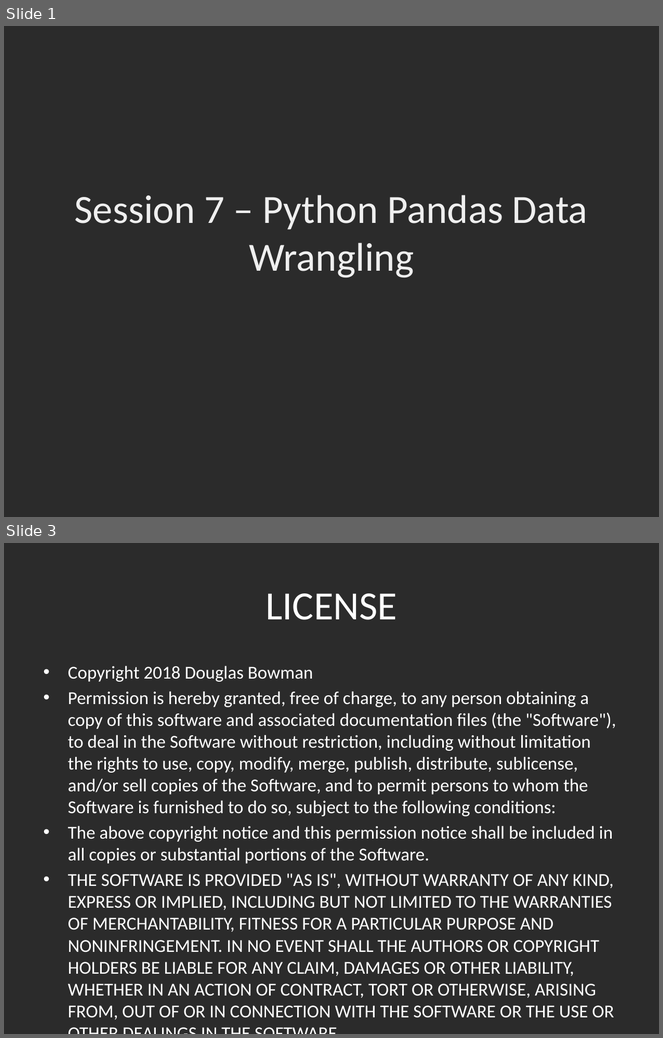
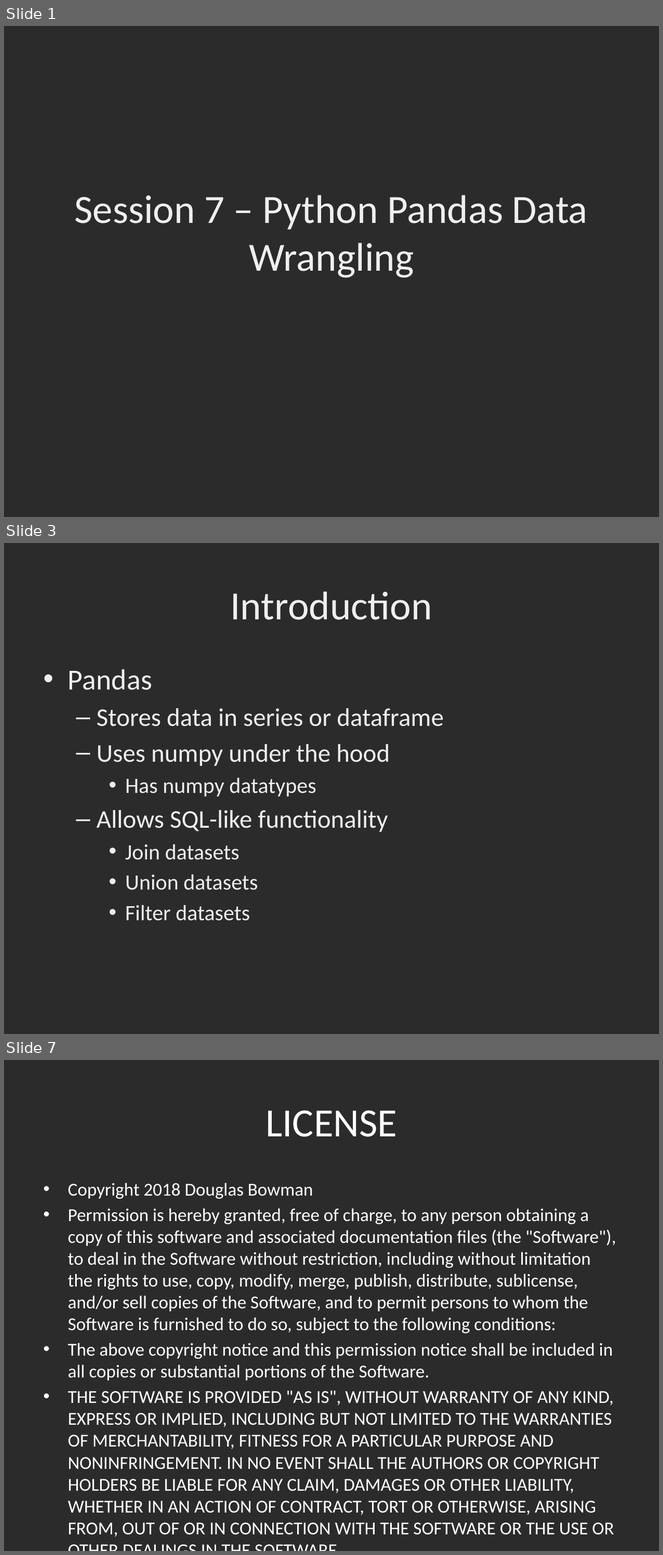
Before and after one commit to dbowmans46/PracticalProgramming, a slide deck: Session 7 - Python/Instructional Material/Session 7 – Python Pandas Data Wrangling.pptx. Shown one above the other, each under a label of ours: slides 1 and 3 before the commit, slides 1, 3 and 7 after it; the slides between them are not shown. The pictures are 663x1038 and 663x1555 pixels, drawn with LibreOffice and Linux fonts; fonts in the diff are those of the drawing; background and template pictures are left out; a plain dark background stands for a picture behind light text. Boxes give left, top, right and bottom in pixels: in the first picture for what was removed or moved away, otherwise in the second. Text is boxed around its words. In the diff, an @@ line names an element or a change of style, - is before the commit and + after.

```diff
--- a/Session 7 - Python/Instructional Material/Session 7 – Python Pandas Data Wrangling.pptx
+++ b/Session 7 - Python/Instructional Material/Session 7 – Python Pandas Data Wrangling.pptx
@@ slide 3 added at [4, 543, 659, 1034], background picture (left out) @@
@@ title added at [231, 591, 432, 620], 44 pt, text #EFEFEF @@
+Introduction
@@ text added at [68, 669, 444, 921], 28 pt, text #EFEFEF @@
+• Pandas
+  – Stores data in series or dataframe
+  – Uses numpy under the hood
+    • Has numpy datatypes
+  – Allows SQL-like functionality
+    • Join datasets
+    • Union datasets
+    • Filter datasets
@@ what was slide 3 is now slide 7 @@
```
Also in this commit, not shown: 1 slide changed, 3 other slides added, 3 other files.
